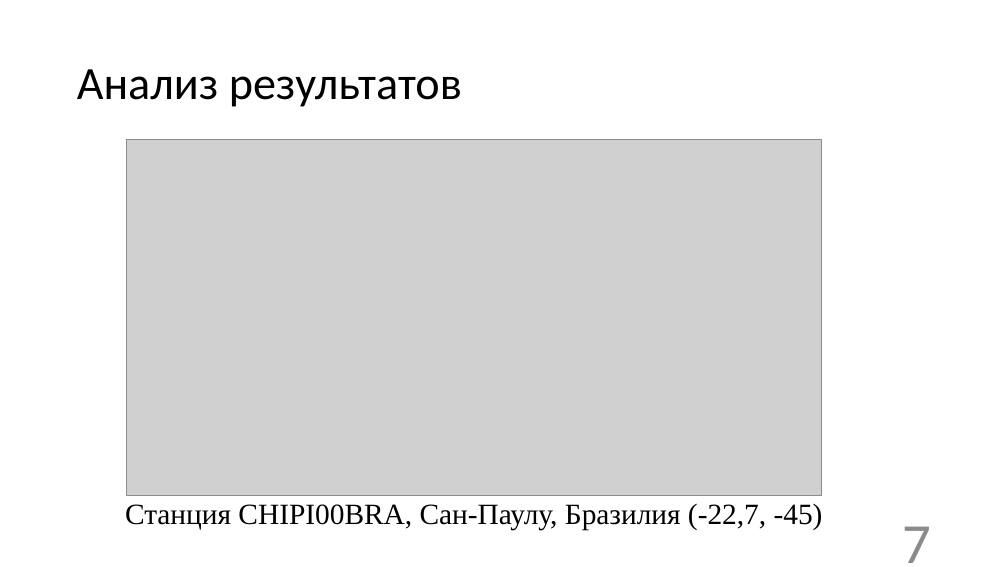
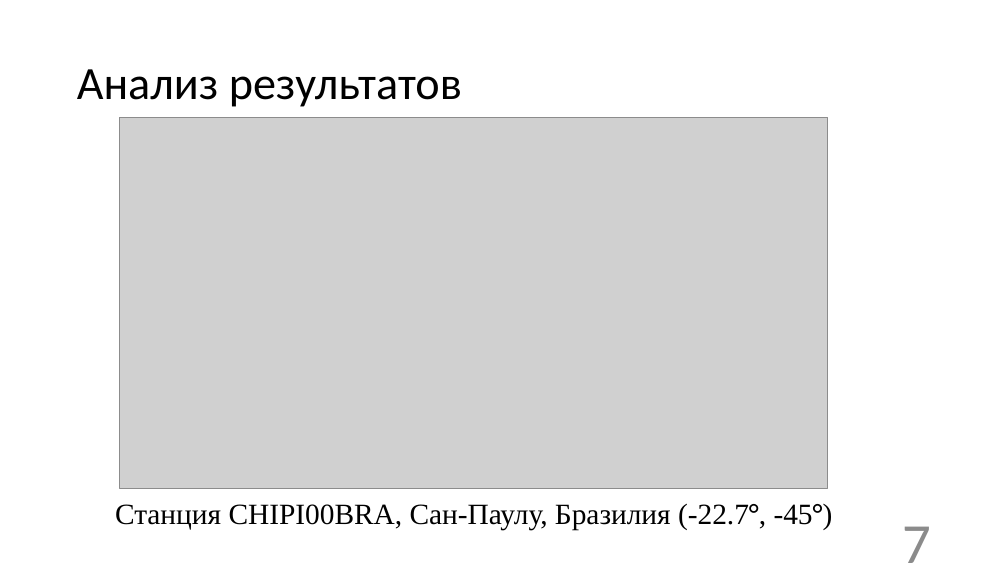
Before and after one commit to SaraFarron/------, a slide deck: slide 7 of Исследование алгоритма вычисления ионосферной поправки для системы Galileo.pptx. Drawn at 1008x567 pixels with LibreOffice and Linux fonts; fonts in the diff are those of the drawing; grey boxes stand for pictures. Boxes give left, top, right and bottom in pixels: in the first picture for what was removed or moved away, otherwise in the second. Text is boxed around its words. In the diff, an @@ line names an element or a change of style, - is before the commit and + after.

```diff
--- a/Исследование алгоритма вычисления ионосферной поправки для системы Galileo.pptx
+++ b/Исследование алгоритма вычисления ионосферной поправки для системы Galileo.pptx
@@ picture: place and size @@
-picture at bbox=[126, 140, 822, 495]
+picture at bbox=[120, 117, 828, 488]
@@ text at bbox=[115, 504, 833, 530]: text changed @@
-Станция CHIPI00BRA, Сан-Паулу, Бразилия (-22,7, -45)
+Станция CHIPI00BRA, Сан-Паулу, Бразилия (-22.7°, -45°)
```
Also in this commit, not shown: 4 other slides changed, 1 slide removed, 1 other file.
